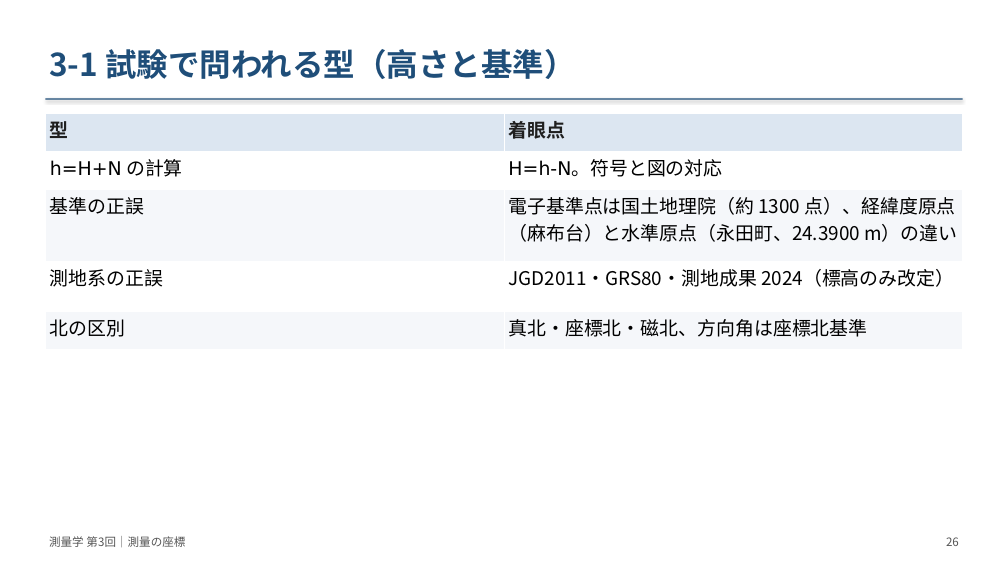
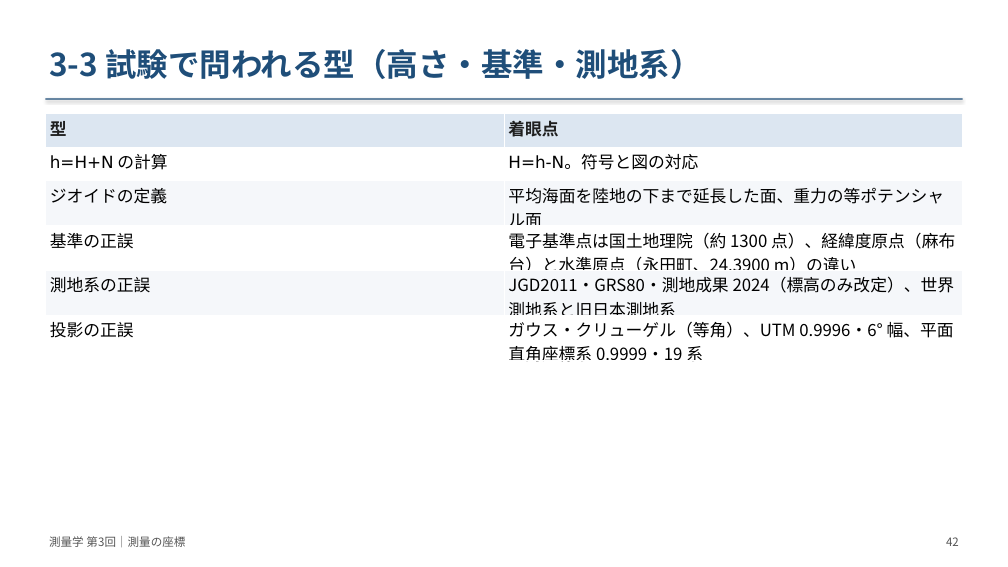
Before and after one commit to NN3210/Lecture, a slide deck: slide 42 of Surveying/materials/slides/第03回_測量の座標/slides.pptx (slide 26 before the commit). Drawn at 1008x567 pixels with LibreOffice and Linux fonts; fonts in the diff are those of the drawing. Boxes give left, top, right and bottom in pixels: in the first picture for what was removed or moved away, otherwise in the second. Text is boxed around its words. In the diff, an @@ line names an element or a change of style, - is before the commit and + after.

```diff
--- a/Surveying/materials/slides/第03回_測量の座標/slides.pptx
+++ b/Surveying/materials/slides/第03回_測量の座標/slides.pptx
@@ text at [49, 49, 702, 79]: text changed @@
-3-1 試験で問われる型（高さと基準）
+3-3 試験で問われる型（高さ・基準・測地系）
@@ table at [45, 113, 963, 366] @@
+row 3: ジオイドの定義 | 平均海面を陸地の下まで延長した面、重力の等ポテンシャル面
-row 5, column 2: JGD2011・GRS80・測地成果 2024（標高のみ改定）
+row 5, column 2: JGD2011・GRS80・測地成果 2024（標高のみ改定）、世界測地系と旧日本測地系
-row 6, column 1: 北の区別
+row 6, column 1: 投影の正誤
-row 6, column 2: 真北・座標北・磁北、方向角は座標北基準
+row 6, column 2: ガウス・クリューゲル（等角）、UTM 0.9996・6° 幅、平面直角座標系 0.9999・19 系
@@ text at [946, 537, 959, 546]: text changed @@
-26
+42
```
Also in this commit, not shown: 49 other slides changed, 15 slides added, 3 slides removed, 39 other files.
